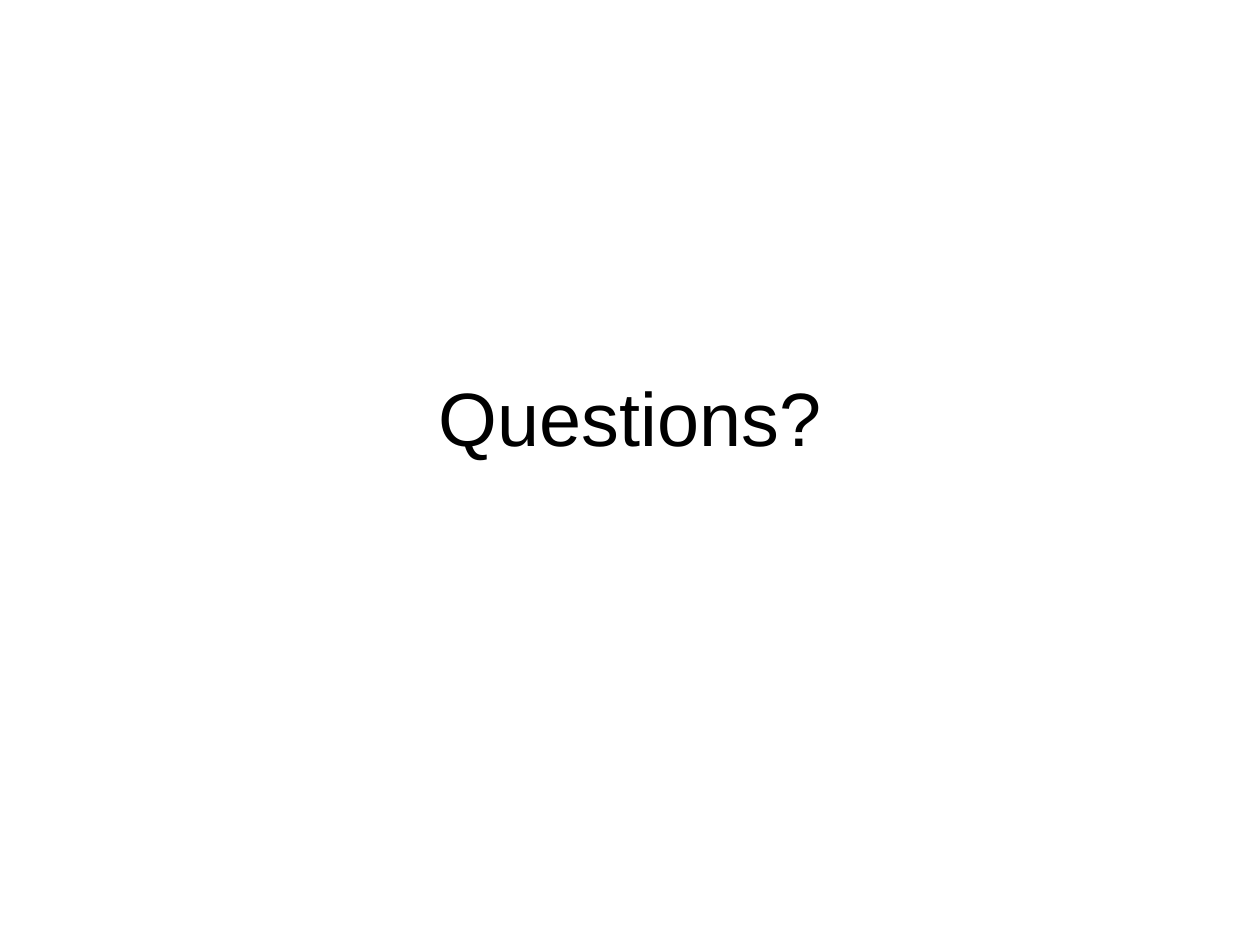
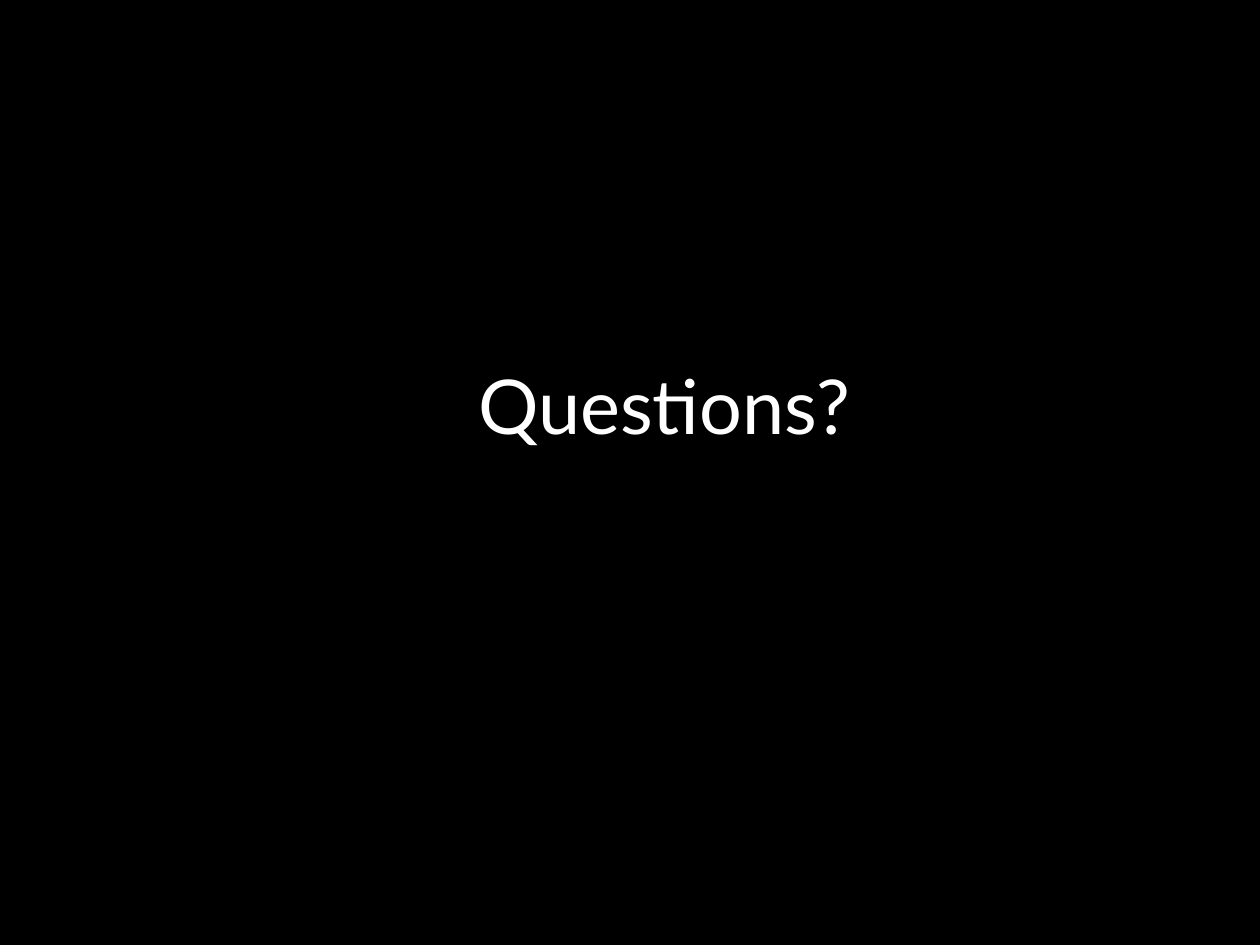
Before and after one commit to jomontanari/JasmineBowlingGame, a slide deck: slide 18 of TestingJavaScript_with_Jasmine.ppt. Drawn at 1260x945 pixels with LibreOffice and Linux fonts; fonts in the diff are those of the drawing. Boxes give left, top, right and bottom in pixels: in the first picture for what was removed or moved away, otherwise in the second. Text is boxed around its words. In the diff, an @@ line names an element or a change of style, - is before the commit and + after.

```diff
--- a/TestingJavaScript_with_Jasmine.ppt
+++ b/TestingJavaScript_with_Jasmine.ppt
@@ background #FFFFFF to #000000 @@
@@ title "Questions?": place and size @@
-title "Questions?" at [439, 391, 821, 460]
+title "Questions?" at [478, 378, 850, 446]
@@ title "Questions?" at [478, 378, 850, 446]: font Arial to Lato, text colour #000000 to #FFFFFF; alignment centre to left @@
```
Also in this commit, not shown: 14 other slides changed, 3 slides added, 3 slides removed.
